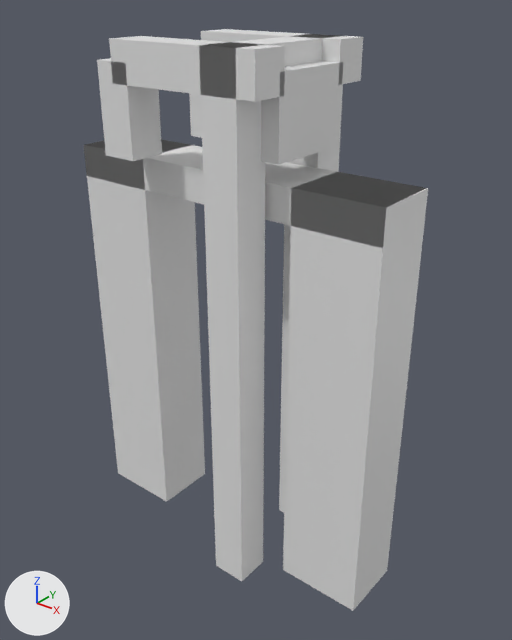
The glTF model models/heeswijk-dinther/heeswijk-dinther-brug-115fbd6b/heeswijk-dinther-brug-115fbd6b.glb, before and after one commit.
Both versions are drawn from a 50 mm camera at (10.47, -12.36, 4.25) aimed at (0.38, 0.24, -3.56). Every picture has the same lights, and +X, +Y and +Z are marked at lower left. The older version comes first.

The first picture shows 'building:balans', 'building:balans 2', 'building:contragewicht', 'building:hamei', 'building:hamei 2', 'building:hangstang', 'building:hangstang 2', 'building:portaal', 'road:dek', 'road:landhoofd (aangenomen)', 'road:landhoofd (aangenomen) 2'.
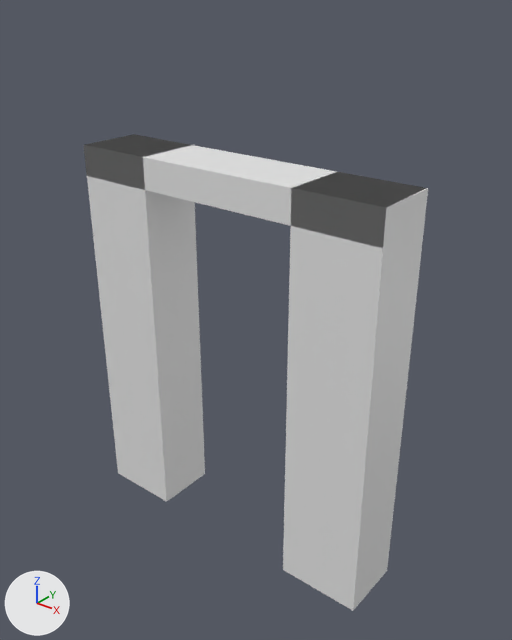
What differs and where, as boxes (x1, y1, x2, y2) in the pictures (512 x 640 px):
'building:hamei 2', deleted: before (199, 42, 265, 581)
'building:balans 2', deleted: before (109, 36, 285, 102)
'building:contragewicht', deleted: before (261, 61, 343, 165)
'building:hangstang 2', deleted: before (97, 58, 162, 161)
'building:hamei', deleted: before (279, 35, 343, 513)
'building:balans', deleted: before (201, 29, 363, 85)
'building:portaal', deleted: before (226, 35, 326, 67)
'building:hangstang', deleted: before (189, 93, 202, 138)

The change in detail:
Object 'building:hamei' (ob_building_hamei) is deleted.
Object 'building:hamei 2' (ob_building_hamei_2) is deleted.
Object 'building:portaal' (ob_building_portaal) is deleted.
Object 'building:balans' (ob_building_balans) is deleted.
Object 'building:hangstang' (ob_building_hangstang) is deleted.
Object 'building:balans 2' (ob_building_balans_2) is deleted.
Object 'building:hangstang 2' (ob_building_hangstang_2) is deleted.
Object 'building:contragewicht' (ob_building_contragewicht) is deleted.
